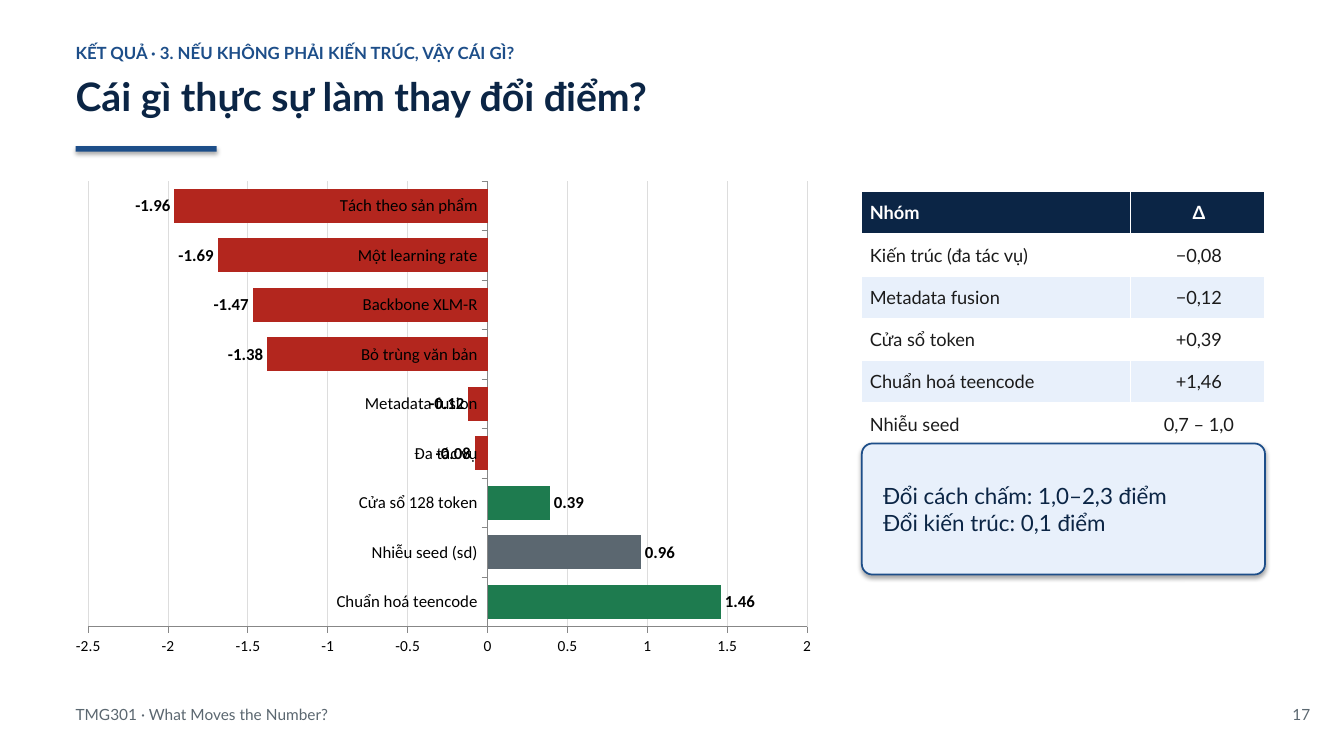
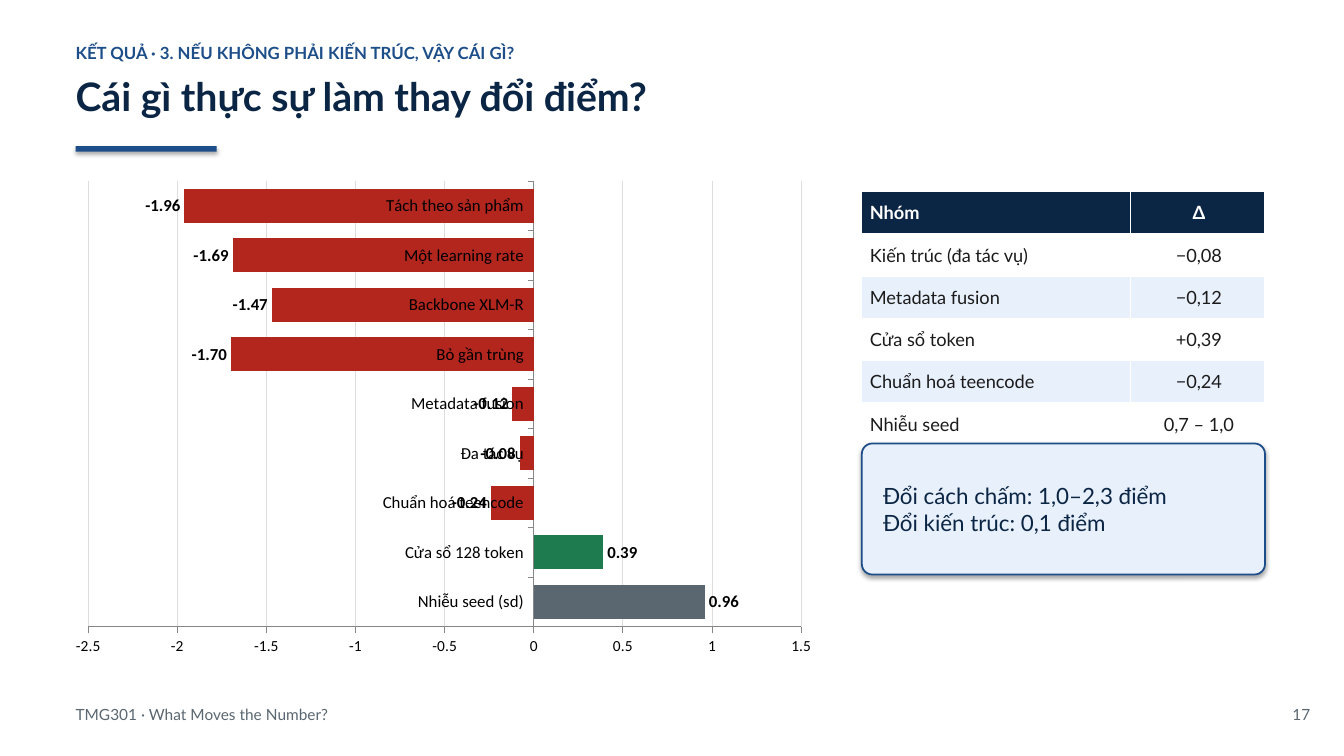
Before and after one commit to PhanBaSongToan/what-moves-the-number, a slide deck: slide 18 of slides/TMG301_What_Moves_the_Number.pptx. Drawn at 1344x756 pixels with LibreOffice and Linux fonts; fonts in the diff are those of the drawing. Boxes give left, top, right and bottom in pixels: in the first picture for what was removed or moved away, otherwise in the second. Text is boxed around its words. In the diff, an @@ line names an element or a change of style, - is before the commit and + after.

Commit message:
Deck: three-seed numbers (normalisation is now negative, partition spread 2.48)

```diff
--- a/slides/TMG301_What_Moves_the_Number.pptx
+++ b/slides/TMG301_What_Moves_the_Number.pptx
@@ bar chart at (60,171,827,665) @@
-categories: Chuẩn hoá teencode, Nhiễu seed (sd), Cửa sổ 128 token, Đa tác vụ, Metadata fusion, Bỏ trùng văn bản, Backbone XLM-R, Một learning rate, Tách theo sản phẩm
+categories: Nhiễu seed (sd), Cửa sổ 128 token, Chuẩn hoá teencode, Đa tác vụ, Metadata fusion, Bỏ gần trùng, Backbone XLM-R, Một learning rate, Tách theo sản phẩm
-Series 1: 1.46, 0.96, 0.39, -0.08, -0.12, -1.38, -1.47, -1.69, -1.96
+Series 1: 0.96, 0.39, -0.24, -0.08, -0.12, -1.7, -1.47, -1.69, -1.96
@@ colours of single points changed @@
@@ table at (862,192,1265,446) @@
-row 5, column 2: +1,46
+row 5, column 2: −0,24
```
Also in this commit, not shown: 2 other slides changed, 1 other file.
